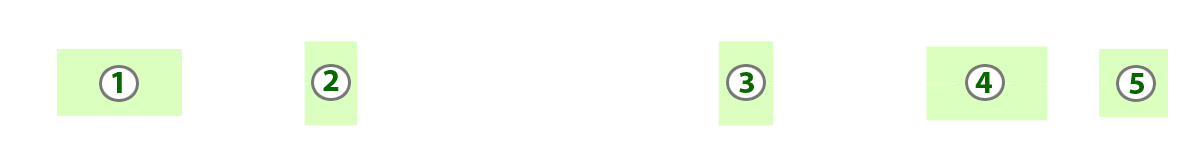
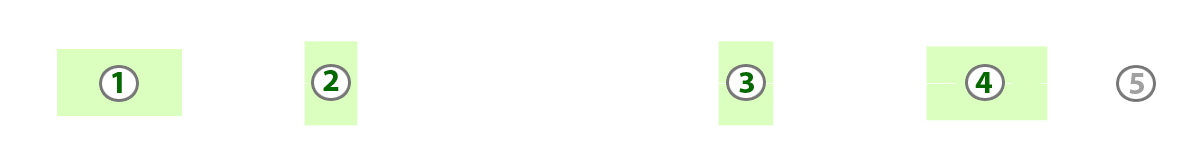
Before/after of a 1200px x 165px layered artwork. What changed in the layer stack:
hid "5_sucess" over [1129, 73, 1144, 94]
showed "5" (2nd of 2, in "zonas interactivas" › "5") over [1129, 73, 1144, 94]
hid "impulsor_sucess" over [1099, 49, 1168, 117]
